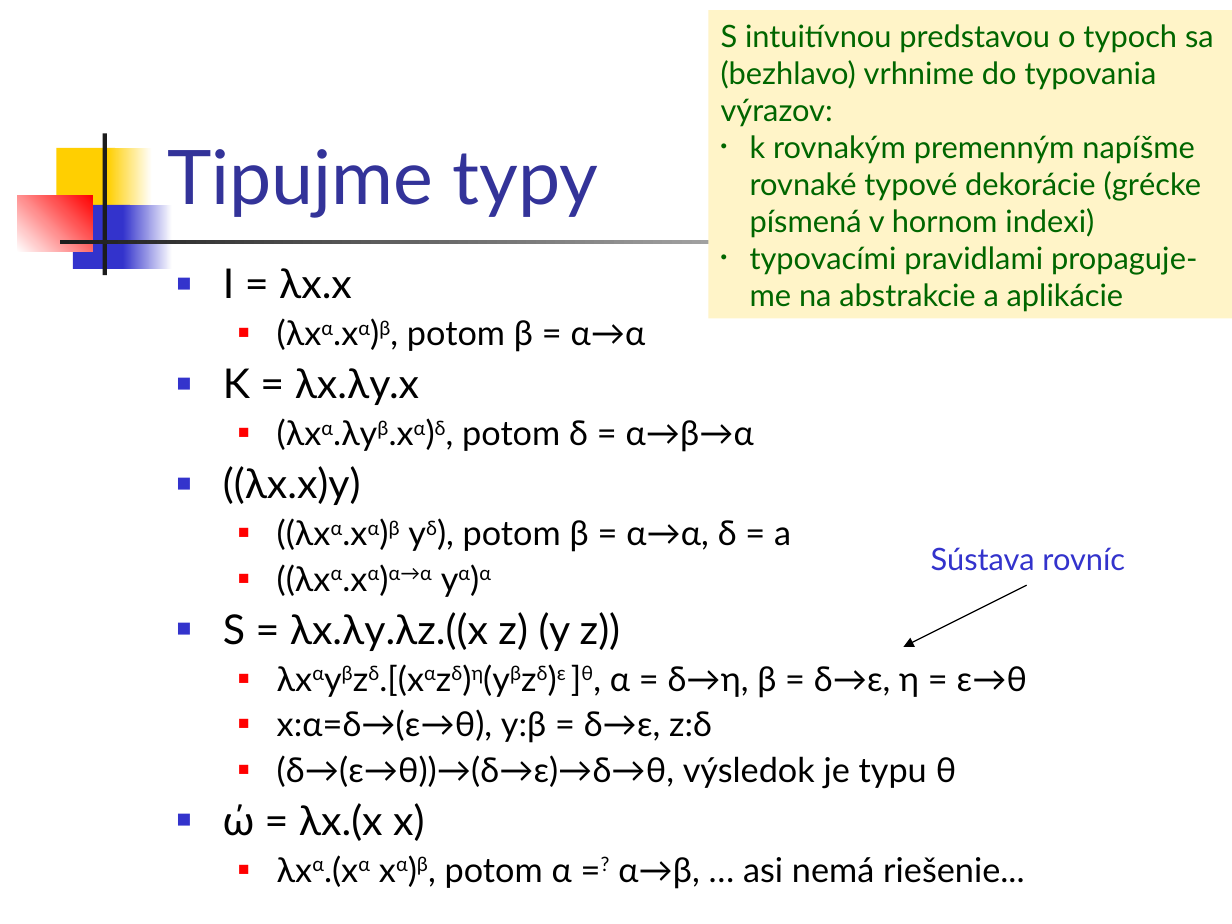
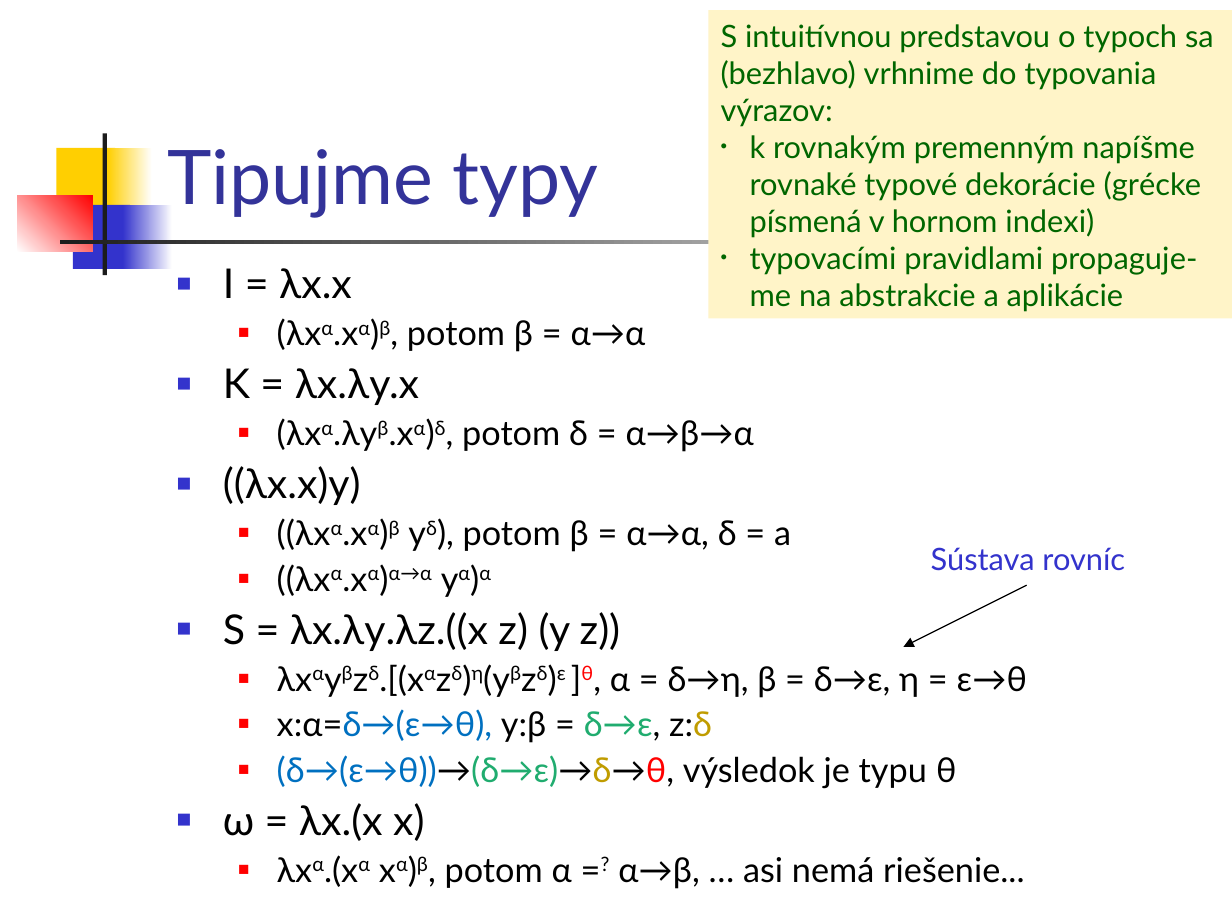
Before and after one commit to Funkcionalne/Prednasky, a slide deck: slide 6 of 08/08_fpro.ppt (slide 4 before the commit). Drawn at 1232x924 pixels with LibreOffice and Linux fonts; fonts in the diff are those of the drawing. Boxes give left, top, right and bottom in pixels: in the first picture for what was removed or moved away, otherwise in the second. Text is boxed around its words. In the diff, an @@ line names an element or a change of style, - is before the commit and + after.

```diff
--- a/08/08_fpro.ppt
+++ b/08/08_fpro.ppt
@@ text at [277, 665, 1027, 788]: text colour #000000 to #FF0000 in "]θ,", "(δ→(ε→θ))→(δ→ε)→δ→θ,"; text colour #000000 to #0070C0 in "x:α=δ→(ε→θ),", "(δ→(ε→θ))→(δ→ε)→δ→θ,"; text colour #000000 to #20AC6F in "δ→ε,", "(δ→(ε→θ))→(δ→ε)→δ→θ,"; text colour #000000 to #C09C00 in "z:δ", "(δ→(ε→θ))→(δ→ε)→δ→θ," @@
@@ text at [223, 803, 424, 841]: text changed @@
-■ ώ = λx.(x x)
+■ ω = λx.(x x)
```
Also in this commit, not shown: 10 other slides changed, 9 slides added, 3 other files.
